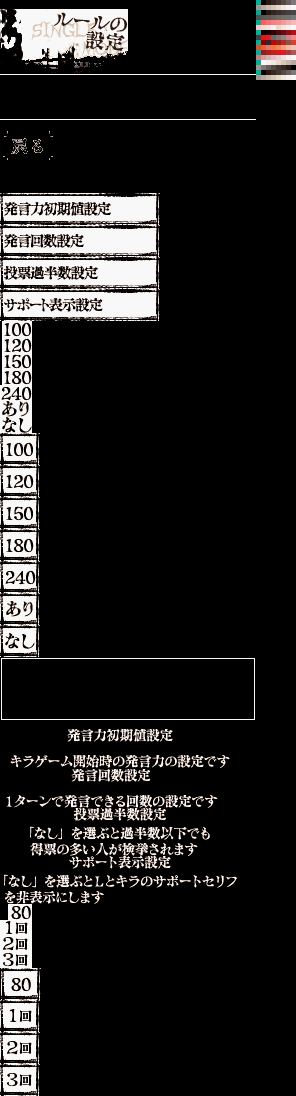
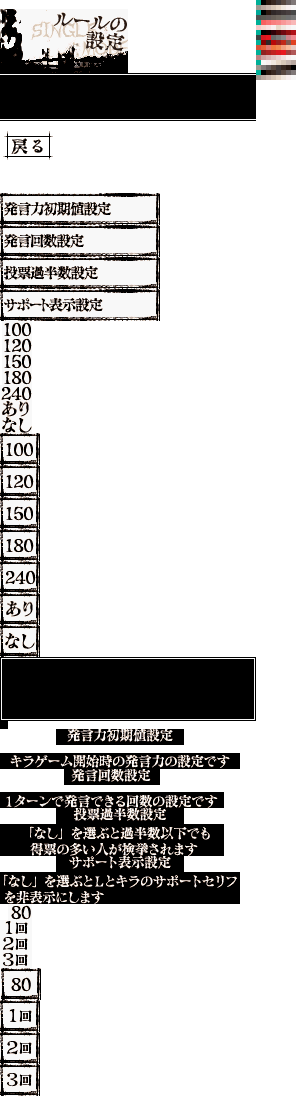
Layer changes from the first 296 x 1096 image to the second:
pixels changed over [0, 0, 296, 1096] (layer not identified)
